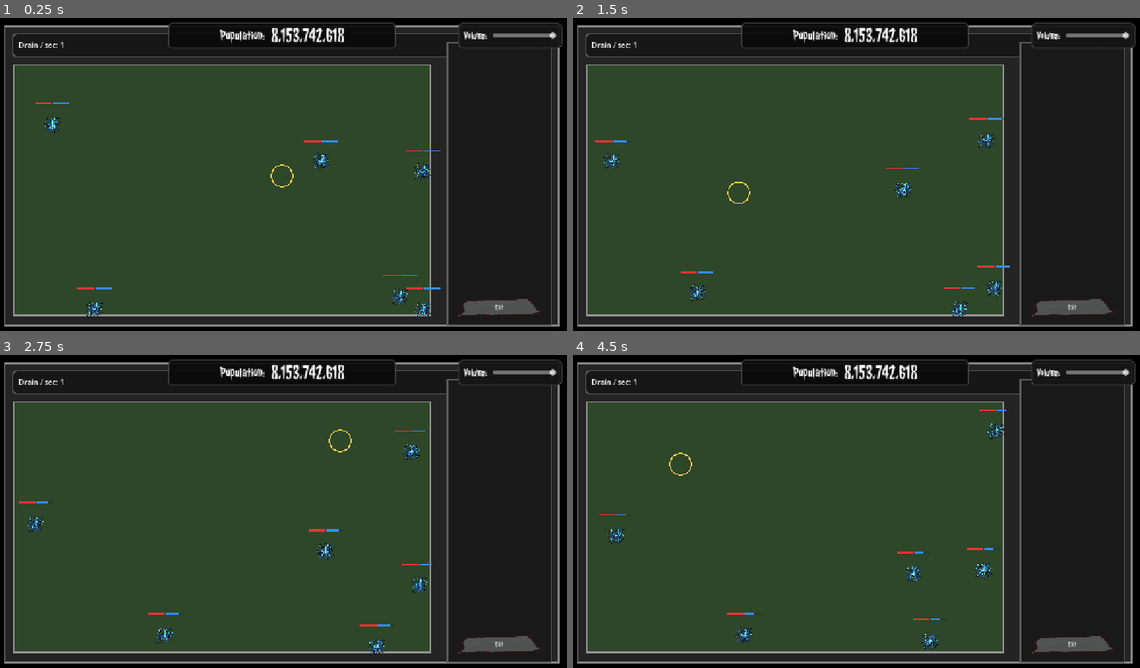
Above: before the commit, frames 1-4 (two rows, left to right).
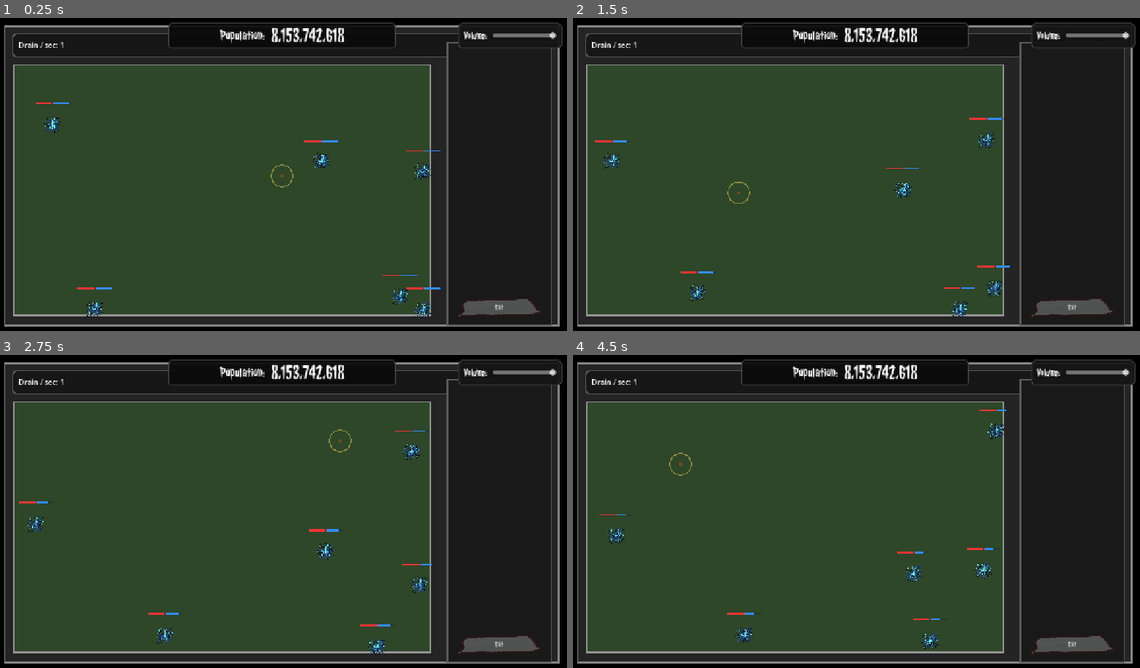
Above: after the commit, the same moments.

Repository: Tapot/ld59
Game: Godot game, scene res://scenes/flow/game.tscn
Two runs of this game, one before a commit and one after it. Both use one fixed random seed, a clock stepped at 60 frames per second and the inputs below. This scene is started directly instead of the project's main scene. The engine's default icon, where the game draws it, is replaced by a stand-in: a white triangle on a blue panel in a dark square. Sound files missing from this copy of the repository are replaced by a short silence.
Inputs (mouse positions are in pixels of both pictures, inside the frame that each line leads up to):
- Up to frame 1 (0.25 s): no input
- Up to frame 2 (1.5 s): move the mouse to (981, 158) at 0.52 s; click (981, 158) at 0.67 s; move the mouse to (737, 193) at 1.27 s; click (737, 193) at 1.42 s
- Up to frame 3 (2.75 s): move the mouse to (340, 439) at 2.02 s; click (340, 439) at 2.17 s
- Up to frame 4 (4.5 s): move the mouse to (828, 577) at 2.77 s; click (828, 577) at 2.92 s; move the mouse to (1032, 561) at 3.52 s; click (1032, 561) at 3.67 s; move the mouse to (680, 464) at 4.27 s; click (680, 464) at 4.42 s

The runs differ from the first frame. In frame 1, less than 0.1% of the frame differs, in the area x 47-52%, y 46-55%; in frame 2, less than 0.1%; in frame 3, less than 0.1%; in frame 4, less than 0.1%.

Commit message:
Add burning cursor dot + projectile impact particles

Diff:
--- a/scenes/gameplay/combat/player_attack.tscn
+++ b/scenes/gameplay/combat/player_attack.tscn
@@ -1,6 +1,7 @@
 [gd_scene format=3 uid="uid://dapf5s62dvs6b"]
 
 [ext_resource type="Script" uid="uid://bycag8pe2mmrj" path="res://scripts/gameplay/combat/player_attack.gd" id="1_j4upo"]
+[ext_resource type="Script" path="res://scripts/gameplay/combat/burning_dot.gd" id="2_burn"]
 
 [sub_resource type="CircleShape2D" id="CircleShape2D_q1an7"]
 radius = 20.0
@@ -24,3 +25,6 @@
 
 [node name="HitSfx2" type="AudioStreamPlayer" parent="." unique_id=1413374508]
 volume_db = -14.0
+
+[node name="BurningDot" type="Node2D" parent="."]
+script = ExtResource("2_burn")
--- /dev/null
+++ b/scripts/gameplay/combat/burning_dot.gd
@@ -0,0 +1,143 @@
+class_name BurningDot
+extends Node2D
+
+
+const CORE_COLOR: Color = Color(1.0, 0.95, 0.55, 0.75)
+const MID_COLOR: Color = Color(1.0, 0.65, 0.15, 0.55)
+const OUTER_COLOR: Color = Color(1.0, 0.35, 0.05, 0.32)
+const HALO_COLOR: Color = Color(1.0, 0.25, 0.05, 0.14)
+
+const CORE_RADIUS: float = 2.0
+const MID_RADIUS: float = 4.0
+const OUTER_RADIUS: float = 7.0
+const HALO_RADIUS: float = 12.0
+
+const INTENSITY_DECAY_PER_SEC: float = 2.8
+const INTENSITY_PER_HIT: float = 0.08
+const INTENSITY_PER_EXTRA_TARGET: float = 0.4
+const INTENSITY_MAX: float = 3.5
+const IDLE_INTENSITY: float = 0.35
+const IDLE_ALPHA_MULT: float = 0.45
+
+var _intensity: float = IDLE_INTENSITY
+var _target_count: int = 0
+var _embers: CPUParticles2D
+var _sparks: CPUParticles2D
+var _flicker_seed: float = 0.0
+
+
+func _ready() -> void:
+	z_as_relative = false
+	z_index = 5
+	_flicker_seed = randf() * 1000.0
+	_embers = _make_embers()
+	add_child(_embers)
+	_sparks = _make_sparks()
+	add_child(_sparks)
+
+
+func _process(delta: float) -> void:
+	_intensity = maxf(IDLE_INTENSITY, _intensity - INTENSITY_DECAY_PER_SEC * delta)
+	var rate_mult: float = clampf(_intensity / IDLE_INTENSITY, 0.5, 6.0)
+	_embers.emitting = true
+	_embers.amount = clampi(int(round(6.0 * rate_mult)), 3, 64)
+	var ember_speed_mult: float = 1.0 + 0.6 * float(_target_count)
+	_embers.initial_velocity_min = 10.0 * ember_speed_mult
+	_embers.initial_velocity_max = 26.0 * ember_speed_mult
+	queue_redraw()
+
+
+func pulse_from_hit(target_count: int = 1) -> void:
+	_target_count = max(_target_count, target_count)
+	var bonus: float = INTENSITY_PER_HIT + INTENSITY_PER_EXTRA_TARGET * float(max(0, target_count - 1))
+	_intensity = minf(INTENSITY_MAX, _intensity + bonus)
+	if _sparks != null:
+		_sparks.amount = clampi(8 + target_count * 6, 8, 80)
+		_sparks.initial_velocity_min = 80.0 + 25.0 * float(target_count)
+		_sparks.initial_velocity_max = 150.0 + 40.0 * float(target_count)
+		_sparks.restart()
+		_sparks.emitting = true
+
+
+func clear_targets() -> void:
+	_target_count = 0
+
+
+func _draw() -> void:
+	var t: float = float(Time.get_ticks_msec()) * 0.001 + _flicker_seed
+	var flicker: float = 0.85 + 0.15 * sin(t * 18.0) + 0.05 * sin(t * 33.0 + 1.3)
+	var first_target_bonus: float = 0.15 if _target_count >= 1 else 0.0
+	var extra_target_bonus: float = 0.4 * float(max(0, _target_count - 1))
+	var size_bonus: float = 1.0 + first_target_bonus + extra_target_bonus
+	var scale_f: float = clampf(_intensity, 0.4, 3.0) * flicker * size_bonus
+	var alpha_mult: float = clampf(_intensity * 0.6, IDLE_ALPHA_MULT, 1.0)
+
+	_draw_soft_circle(HALO_RADIUS * scale_f, HALO_COLOR, alpha_mult, 5)
+	_draw_soft_circle(OUTER_RADIUS * scale_f, OUTER_COLOR, alpha_mult, 4)
+	_draw_soft_circle(MID_RADIUS * scale_f, MID_COLOR, alpha_mult, 3)
+	draw_circle(Vector2.ZERO, CORE_RADIUS * scale_f, Color(CORE_COLOR.r, CORE_COLOR.g, CORE_COLOR.b, CORE_COLOR.a * alpha_mult))
+
+
+func _draw_soft_circle(radius: float, base: Color, alpha_mult: float, steps: int) -> void:
+	for i: int in steps:
+		var k: float = float(i) / float(steps - 1) if steps > 1 else 0.0
+		var r: float = lerpf(radius * 0.35, radius, k)
+		var a: float = base.a * alpha_mult * (1.0 - k) * 0.9 + 0.05
+		draw_circle(Vector2.ZERO, r, Color(base.r, base.g, base.b, a))
+
+
+func _make_embers() -> CPUParticles2D:
+	var p: CPUParticles2D = CPUParticles2D.new()
+	p.amount = 10
+	p.lifetime = 0.55
+	p.explosiveness = 0.0
+	p.randomness = 0.6
+	p.local_coords = false
+	p.emission_shape = CPUParticles2D.EMISSION_SHAPE_SPHERE
+	p.emission_sphere_radius = 1.5
+	p.direction = Vector2(0, -1)
+	p.spread = 35.0
+	p.gravity = Vector2(0, -60)
+	p.initial_velocity_min = 12.0
+	p.initial_velocity_max = 28.0
+	p.scale_amount_min = 0.6
+	p.scale_amount_max = 1.3
+	p.color = Color(1.0, 0.7, 0.2, 1.0)
+	var grad: Gradient = Gradient.new()
+	grad.colors = PackedColorArray([Color(1.0, 0.9, 0.4, 1.0), Color(1.0, 0.45, 0.1, 0.7), Color(0.3, 0.05, 0.0, 0.0)])
+	grad.offsets = PackedFloat32Array([0.0, 0.5, 1.0])
+	p.color_ramp = grad
+	var mat: CanvasItemMaterial = CanvasItemMaterial.new()
+	mat.blend_mode = CanvasItemMaterial.BLEND_MODE_ADD
+	p.material = mat
+	p.z_index = 4
+	return p
+
+
+func _make_sparks() -> CPUParticles2D:
+	var p: CPUParticles2D = CPUParticles2D.new()
+	p.amount = 14
+	p.lifetime = 0.35
+	p.one_shot = true
+	p.emitting = false
+	p.explosiveness = 1.0
+	p.randomness = 0.4
+	p.local_coords = false
+	p.emission_shape = CPUParticles2D.EMISSION_SHAPE_POINT
+	p.direction = Vector2.ZERO
+	p.spread = 180.0
+	p.initial_velocity_min = 90.0
+	p.initial_velocity_max = 160.0
+	p.scale_amount_min = 0.8
+	p.scale_amount_max = 1.6
+	p.damping_min = 120.0
+	p.damping_max = 180.0
+	var grad: Gradient = Gradient.new()
+	grad.colors = PackedColorArray([Color(1.0, 1.0, 0.7, 1.0), Color(1.0, 0.55, 0.1, 0.9), Color(0.8, 0.15, 0.05, 0.0)])
+	grad.offsets = PackedFloat32Array([0.0, 0.5, 1.0])
+	p.color_ramp = grad
+	var mat: CanvasItemMaterial = CanvasItemMaterial.new()
+	mat.blend_mode = CanvasItemMaterial.BLEND_MODE_ADD
+	p.material = mat
+	p.z_index = 6
+	return p
--- a/scripts/gameplay/combat/monster_projectile.gd
+++ b/scripts/gameplay/combat/monster_projectile.gd
@@ -92,11 +92,83 @@
 
 	_hit_monster_ids[monster_id] = true
 	monster.take_damage(damage, false, false)
+	_spawn_impact_particles(monster.global_position)
 	if remaining_pierces > 0:
 		remaining_pierces -= 1
 		return
 
 	queue_free()
+
+
+func _spawn_impact_particles(_unused: Vector2) -> void:
+	var parent: Node = get_parent()
+	if parent == null:
+		return
+	var impact_position: Vector2 = global_position
+	# Sparks: small, fast, additive, spray backward
+	var sparks: CPUParticles2D = CPUParticles2D.new()
+	sparks.global_position = impact_position
+	sparks.amount = 7
+	sparks.lifetime = 0.3
+	sparks.one_shot = true
+	sparks.emitting = true
+	sparks.explosiveness = 1.0
+	sparks.randomness = 0.4
+	sparks.local_coords = false
+	sparks.emission_shape = CPUParticles2D.EMISSION_SHAPE_POINT
+	sparks.direction = -direction
+	sparks.spread = 60.0
+	sparks.initial_velocity_min = 110.0
+	sparks.initial_velocity_max = 200.0
+	sparks.scale_amount_min = 0.7
+	sparks.scale_amount_max = 1.4
+	sparks.damping_min = 180.0
+	sparks.damping_max = 260.0
+	var sgrad: Gradient = Gradient.new()
+	var sbright: Color = _tint.lightened(0.45)
+	var sfade: Color = Color(_tint.r, _tint.g, _tint.b, 0.0)
+	sgrad.colors = PackedColorArray([sbright, _tint, sfade])
+	sgrad.offsets = PackedFloat32Array([0.0, 0.5, 1.0])
+	sparks.color_ramp = sgrad
+	var smat: CanvasItemMaterial = CanvasItemMaterial.new()
+	smat.blend_mode = CanvasItemMaterial.BLEND_MODE_ADD
+	sparks.material = smat
+	sparks.z_index = 6
+	parent.add_child(sparks)
+
+	# Puff: soft expanding cloud, non-additive, slow drift backward
+	var puff: CPUParticles2D = CPUParticles2D.new()
+	puff.global_position = impact_position
+	puff.amount = 5
+	puff.lifetime = 0.45
+	puff.one_shot = true
+	puff.emitting = true
+	puff.explosiveness = 1.0
+	puff.randomness = 0.5
+	puff.local_coords = false
+	puff.emission_shape = CPUParticles2D.EMISSION_SHAPE_SPHERE
+	puff.emission_sphere_radius = 2.0
+	puff.direction = -direction
+	puff.spread = 45.0
+	puff.initial_velocity_min = 25.0
+	puff.initial_velocity_max = 55.0
+	puff.scale_amount_min = 1.4
+	puff.scale_amount_max = 2.6
+	puff.damping_min = 60.0
+	puff.damping_max = 100.0
+	var pgrad: Gradient = Gradient.new()
+	var psoft: Color = Color(_tint.r, _tint.g, _tint.b, 0.45)
+	var pfade: Color = Color(_tint.r, _tint.g, _tint.b, 0.0)
+	pgrad.colors = PackedColorArray([psoft, pfade])
+	pgrad.offsets = PackedFloat32Array([0.0, 1.0])
+	puff.color_ramp = pgrad
+	puff.z_index = 5
+	parent.add_child(puff)
+
+	var cleanup_delay: float = maxf(sparks.lifetime, puff.lifetime) + 0.1
+	var timer: SceneTreeTimer = get_tree().create_timer(cleanup_delay)
+	timer.timeout.connect(sparks.queue_free)
+	timer.timeout.connect(puff.queue_free)
 
 
 func _maybe_bounce_from_bounds() -> void:
--- a/scripts/gameplay/combat/player_attack.gd
+++ b/scripts/gameplay/combat/player_attack.gd
@@ -8,8 +8,8 @@
 const HIT_COOLDOWN: float = 0.15
 const HIT_VOLUME_BASE: float = -14.0
 const HIT_VOLUME_RANGE: float = 1.5
-const INACTIVE_COLOR: Color = Color(0.58, 0.86, 0.94, 0.72)
-const ACTIVE_COLOR: Color = Color(1.0, 0.84, 0.32, 0.96)
+const INACTIVE_COLOR: Color = Color(0.58, 0.86, 0.94, 0.35)
+const ACTIVE_COLOR: Color = Color(1.0, 0.84, 0.32, 0.45)
 
 @export var attack_radius: float = 24.0
 @export var damage_per_second: float = 67.5
@@ -20,6 +20,7 @@
 
 @onready var attack_range: CollisionShape2D = $AttackRange
 @onready var cursor_ring: Line2D = $CursorRing
+@onready var burning_dot: BurningDot = $BurningDot
 @onready var _hit_sfx_pool: Array[AudioStreamPlayer] = [$HitSfx1, $HitSfx2]
 
 var _targeted_monsters: Array[Monster] = []
@@ -68,6 +69,7 @@
 	_refresh_targets_from_distance()
 	var damage_amount: float = damage_per_second * delta
 	var dealt_damage: bool = false
+	var hit_count: int = 0
 	for monster: Monster in _targeted_monsters:
 		if not is_instance_valid(monster):
 			continue
@@ -75,10 +77,16 @@
 		_apply_field_effects(monster)
 		monster.take_damage(damage_amount)
 		dealt_damage = true
+		hit_count += 1
 
 	if dealt_damage and _hit_sfx_cooldown <= 0.0:
 		_play_hit_sfx()
 		_hit_sfx_cooldown = HIT_COOLDOWN
+	if burning_dot != null:
+		if dealt_damage:
+			burning_dot.pulse_from_hit(hit_count)
+		else:
+			burning_dot.clear_targets()
 
 
 func refresh_runtime_configuration() -> void:
Not shown, added: scripts/gameplay/combat/burning_dot.gd.uid
Not shown, added: assets/audio/ld59_burn-end1.mp3
Not shown, added: assets/audio/ld59_burn-long1.mp3
Not shown, added: assets/audio/ld59_burn-short1.mp3
Not shown, added: assets/audio/ld59_burn-short2.mp3
Not shown, added: assets/audio/ld59_burn-short3.mp3
Not shown, added: assets/audio/ld59_burn-short4.mp3
Not shown, added: assets/audio/ld59_burn-short5.mp3
